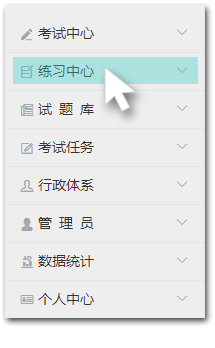
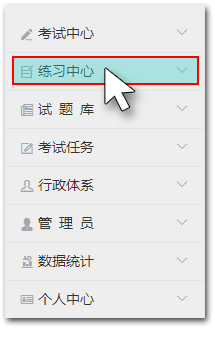
Two versions of the same layered image (215 x 348). Layer-by-layer changes:
added layer "图层 6" above "图层 1" over [12, 56, 199, 85]
